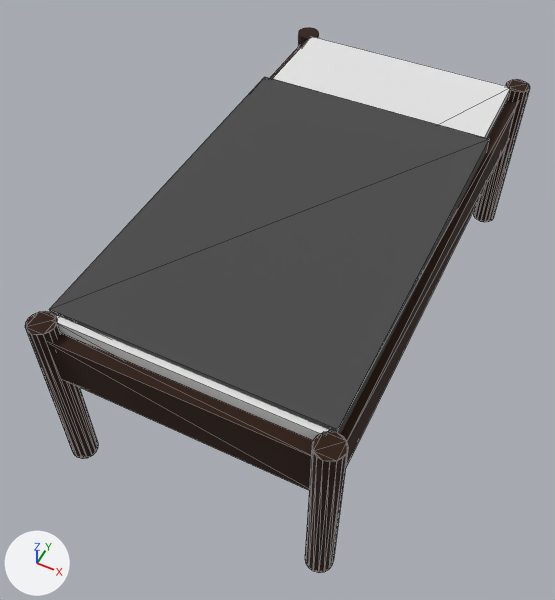
The glTF model assets/models/bed/Bed.glb, before and after one commit.
The view is the same before and after, from a 50 mm lens placed at (0.87, -2.07, 2.62), pointed at (-0.06, -0.22, 0.3). Lighting does not change. The marker at lower left points along +X, +Y and +Z. Mesh edges are drawn as thin lines on the coarser meshes. Where no turn or scale is listed for an object, it has been applied to the vertices. Vertices at the same position are counted once.

Script lines for the objects in view, before the commit:
```python
me_cube_001 = bpy.data.meshes.new('Cube.001')
me_cube_001.from_pydata(...)  # a box spanning x -0.5..0.5, y -0.75..0.75, z -0.05..0.05
me_cube_001.materials.append(mat_material_002)  # dark grey #4b4b4b
me_cube_002 = bpy.data.meshes.new('Cube.002')
me_cube_002.from_pydata(...)  # a box spanning x -0.5..0.5, y -0.025..0.025, z -0.1..0.1
me_cube_002.materials.append(mat_material_001)  # brown #2e1709
me_cylinder = bpy.data.meshes.new('Cylinder')
me_cylinder.from_pydata(...)  # a 16-sided cylinder along z spanning x -0.05..0.05, y -0.05..0.05, z -0.375..0.375
me_cylinder.materials.append(mat_material_001)  # brown #2e1709
ob_cube = bpy.data.objects.new('Cube', me_cube_001)
ob_cube.location = (0.0, -0.202, 0.719)
ob_cube_001 = bpy.data.objects.new('Cube.001', me_cube_002)
ob_cube_001.location = (0.0, -1.0, 0.6)
ob_cylinder = bpy.data.objects.new('Cylinder', me_cylinder)
ob_cylinder.location = (-0.5, -1.0, 0.375)
# also in view: 'Cube.005' at (0.0, 0.0, 0.65); 'Cube.002' at (0.5, 0.0, 0.6); 'Cylinder.001' at (0.5, 1.0, 0.38); 'Cylinder.003' at (0.5, -1.0, 0.38)
```
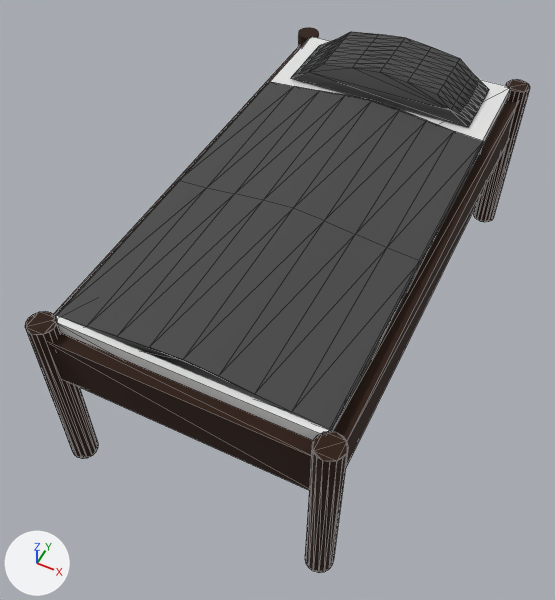
Edits to the bpy script that builds the scene:
```text
Change me_cube_001:
    used by ob_cube; location = (0.0, -0.202, 0.719)
    remove me_cube_001.from_pydata(...)  # 8 vertices, 12 faces; spans x -0.5..0.5, y -0.75..0.75, z -0.05..0.05
    add me_cube_001.from_pydata(...)  # 33 vertices, 62 faces; spans x -0.48..0.48, y -0.75..0.75, z -0.07..0.08
    me_cube_001 part 1: the whole mesh is rebuilt
Add me_cube_007:
    me_cube_007.from_pydata(...)  # 89 vertices, 160 faces; spans x -0.4..0.4, y -0.15..0.15, z 0.01..0.15
    me_cube_007.materials.append(mat_material_002)  # dark grey #4b4b4b
Add ob_cube_007:
    ob_cube_007 = bpy.data.objects.new('Cube.007', me_cube_007)
    ob_cube_007.location = (0.0, 0.75, 0.75)
```

Location of each change, (x1, y1, x2, y2) in pixels of the pictures (555 x 600 px):
'Cube', reshaped: before (49, 77, 489, 434); after (56, 81, 484, 432)
'Cube.007', added: after (291, 32, 489, 127)
